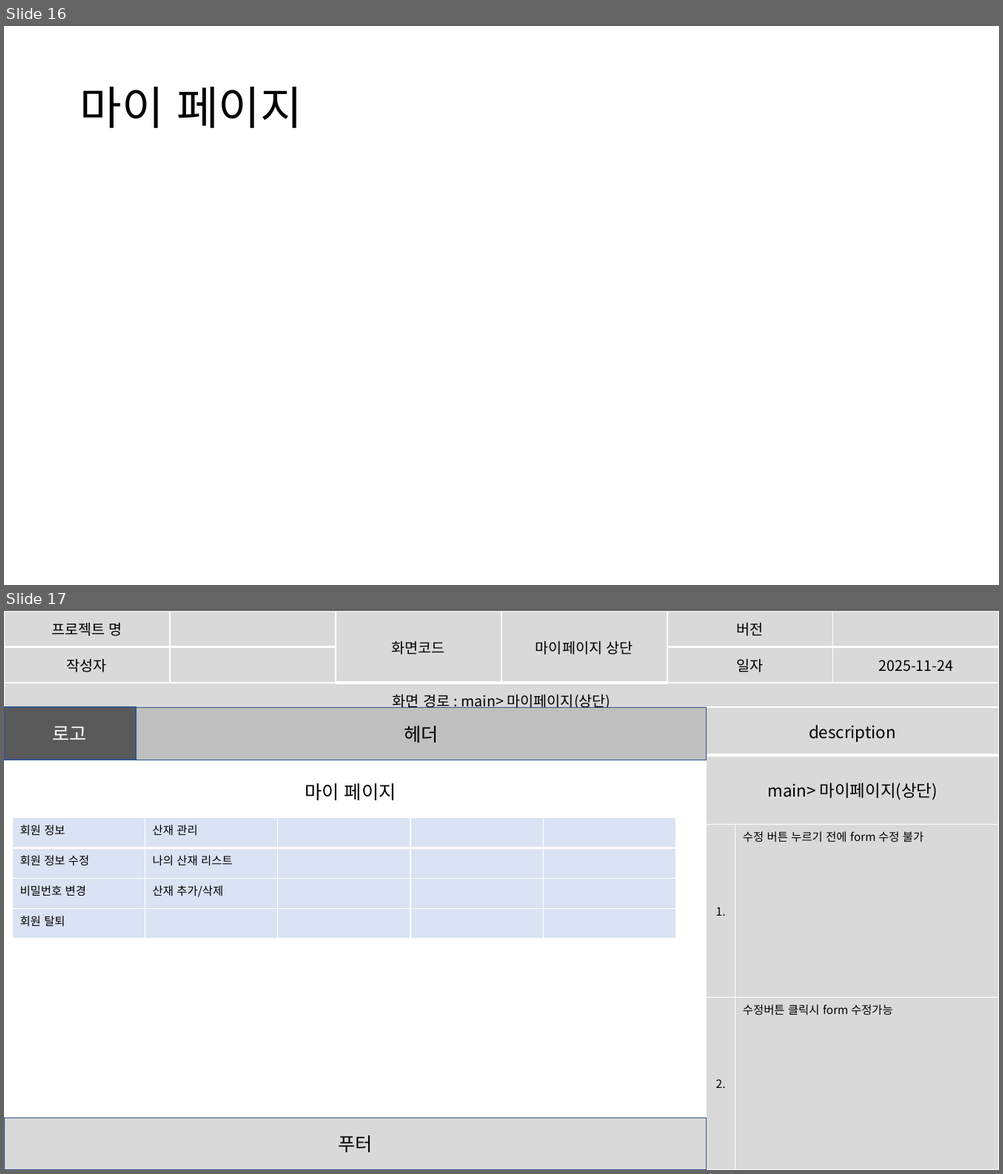
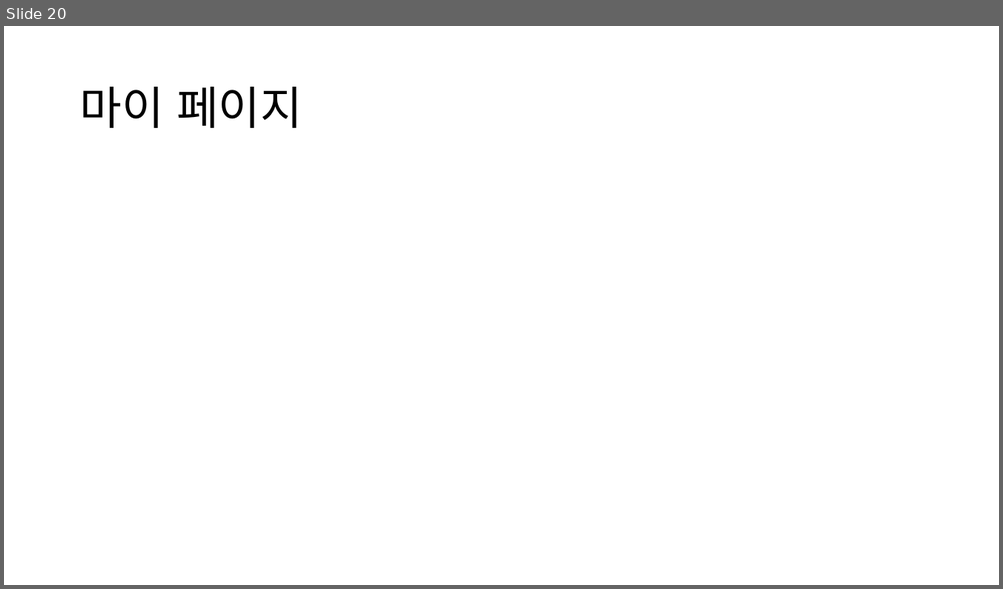
Before and after one commit to imyongchan/source, a slide deck: 스토리보드- 11.20/스토리보드_종합중.pptx. Shown one above the other, each under a label of ours: slides 16 and 17 before the commit, slide 20 after it. The pictures are 1003x1174 and 1003x589 pixels, drawn with LibreOffice and Linux fonts; fonts in the diff are those of the drawing. Boxes give left, top, right and bottom in pixels: in the first picture for what was removed or moved away, otherwise in the second. Text is boxed around its words. In the diff, an @@ line names an element or a change of style, - is before the commit and + after.

```diff
--- a/스토리보드- 11.20/스토리보드_종합중.pptx
+++ b/스토리보드- 11.20/스토리보드_종합중.pptx
@@ slide 17 removed at bbox=[4, 611, 999, 1170], background #FFFFFF @@
@@ table removed at bbox=[4, 611, 998, 711], 3 rows, 6 columns @@
-프로젝트 명 |  | 화면코드 | 마이페이지 상단 | 버전 | 
-작성자 |  |  |  | 일자 | 2025-11-24
-화면 경로 : main> 마이페이지(상단) |  |  |  |  | 
@@ rectangle removed at bbox=[4, 707, 136, 760] @@
-로고
@@ rectangle removed at bbox=[136, 708, 706, 760] @@
-헤더
@@ table removed at bbox=[706, 707, 999, 1170], 4 rows, 2 columns @@
-description | 
-main> 마이페이지(상단) | 
-1. | 수정 버튼 누르기 전에 form 수정 불가
-2. | 수정버튼 클릭시 form 수정가능
@@ text removed at bbox=[305, 783, 396, 800] @@
-마이 페이지
@@ table removed at bbox=[12, 817, 676, 939], 4 rows, 5 columns @@
-회원 정보 | 산재 관리 |  |  | 
-회원 정보 수정 | 나의 산재 리스트 |  |  | 
-비밀번호 변경 | 산재 추가/삭제 |  |  | 
-회원 탈퇴 |  |  |  | 
@@ rectangle removed at bbox=[4, 1119, 706, 1170] @@
-푸터
@@ what was slide 16 is now slide 20 @@
```
Also in this commit, not shown: 8 slides changed, 10 slides added.
